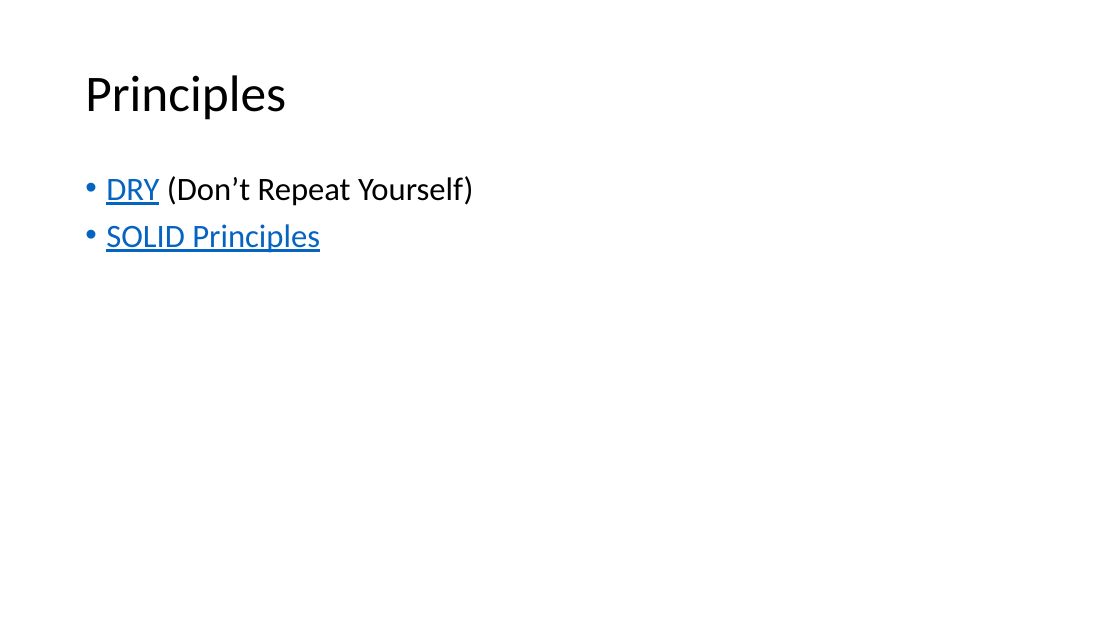
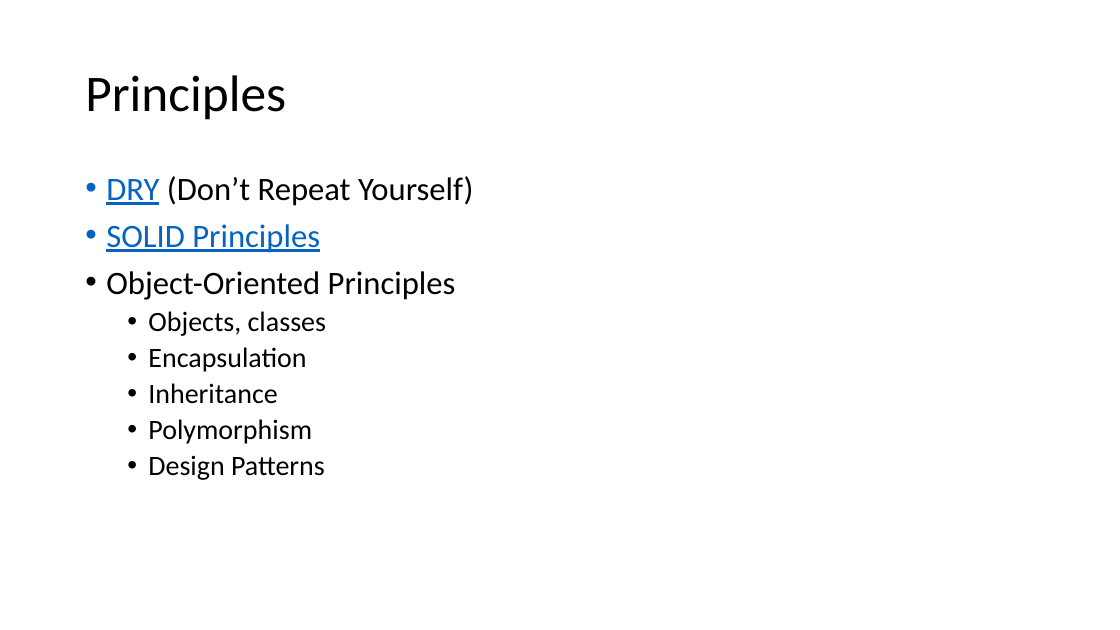
Before and after one commit to buildmotion/custom-angular-modules, a slide deck: slide 45 of presentation/custom-angular-modules.pptx. Drawn at 1120x630 pixels with LibreOffice and Linux fonts; fonts in the diff are those of the drawing. Boxes give left, top, right and bottom in pixels: in the first picture for what was removed or moved away, otherwise in the second. Text is boxed around its words. In the diff, an @@ line names an element or a change of style, - is before the commit and + after.

```diff
--- a/presentation/custom-angular-modules.pptx
+++ b/presentation/custom-angular-modules.pptx
@@ text at <box>106,271,456,480</box>: paragraphs added @@
+• Object-Oriented Principles
+  • Objects, classes
+  • Encapsulation
+  • Inheritance
+  • Polymorphism
+  • Design Patterns
```
Also in this commit, not shown: 2 other files.
